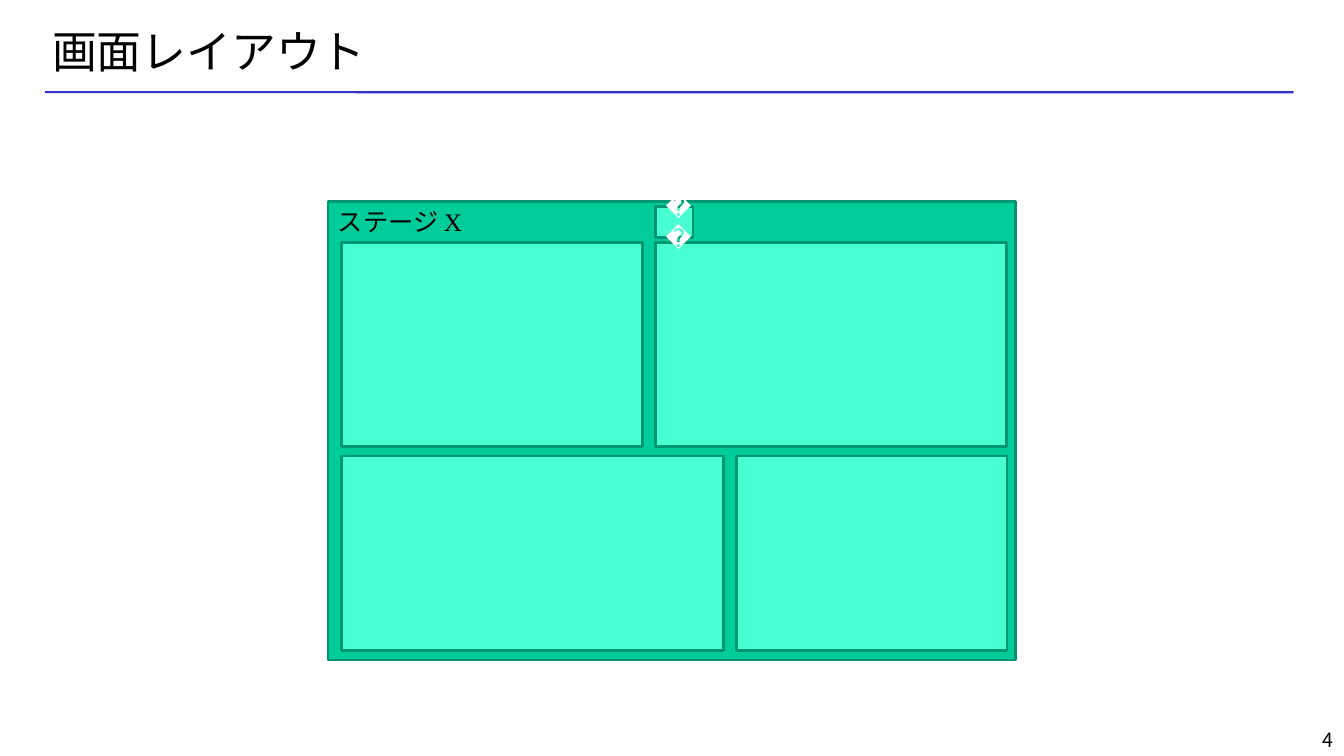
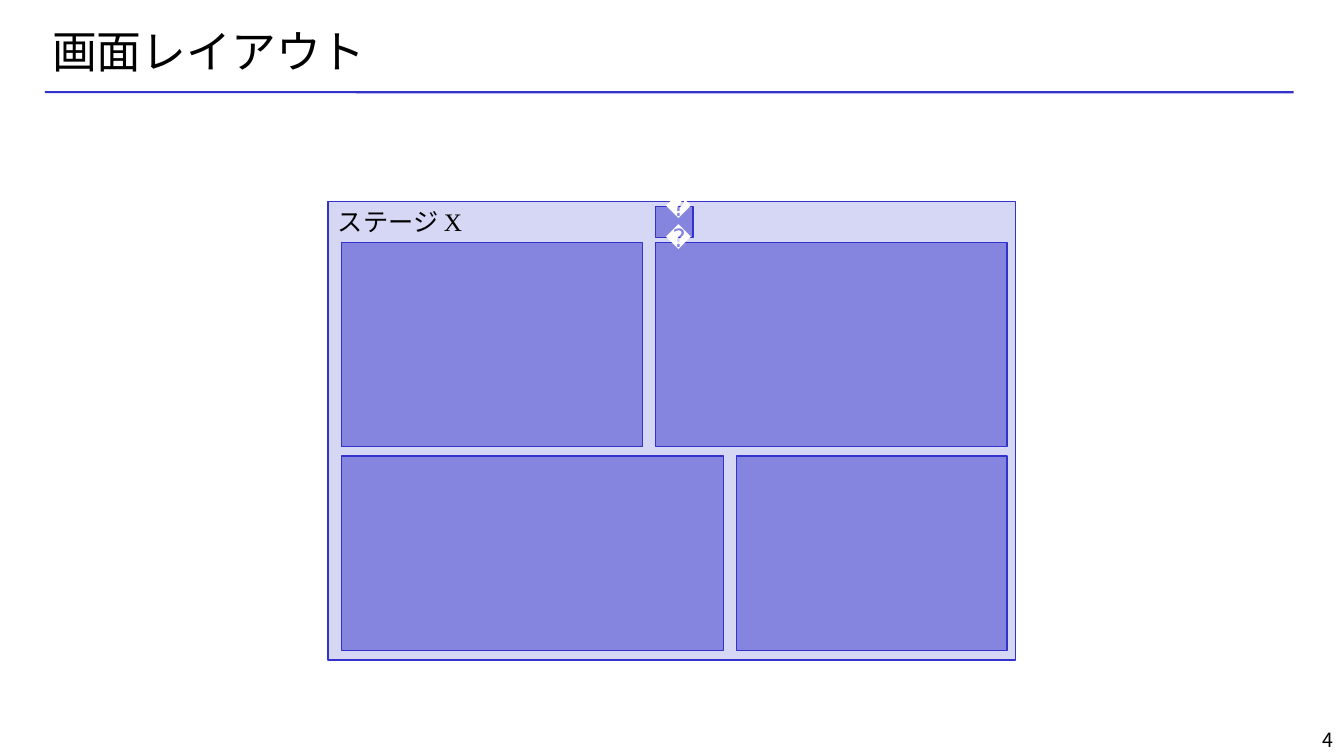
Before and after one commit to rokamu623/HotToDAGScheduling, a slide deck: slide 4 of 企画書/HowToDAGScheduling.pptx. Drawn at 1344x756 pixels with LibreOffice and Linux fonts; fonts in the diff are those of the drawing; background and template pictures are left out. Boxes give left, top, right and bottom in pixels: in the first picture for what was removed or moved away, otherwise in the second. Text is boxed around its words. In the diff, an @@ line names an element or a change of style, - is before the commit and + after.

```diff
--- a/企画書/HowToDAGScheduling.pptx
+++ b/企画書/HowToDAGScheduling.pptx
@@ rectangle at bbox=[329, 202, 1016, 660]: fill #00CC99 to #D6D6F5; outline #009771 2 pt to #3333CC 1 pt @@
@@ fill #47FFD1 to #8585E0; outline #009771 2 pt to #3333CC 1 pt in 5 elements at bbox=[342, 242, 643, 447], bbox=[342, 456, 724, 650], bbox=[656, 242, 1007, 447], bbox=[737, 456, 1007, 650], bbox=[656, 207, 694, 238] @@
```
Also in this commit, not shown: 3 other slides changed.
